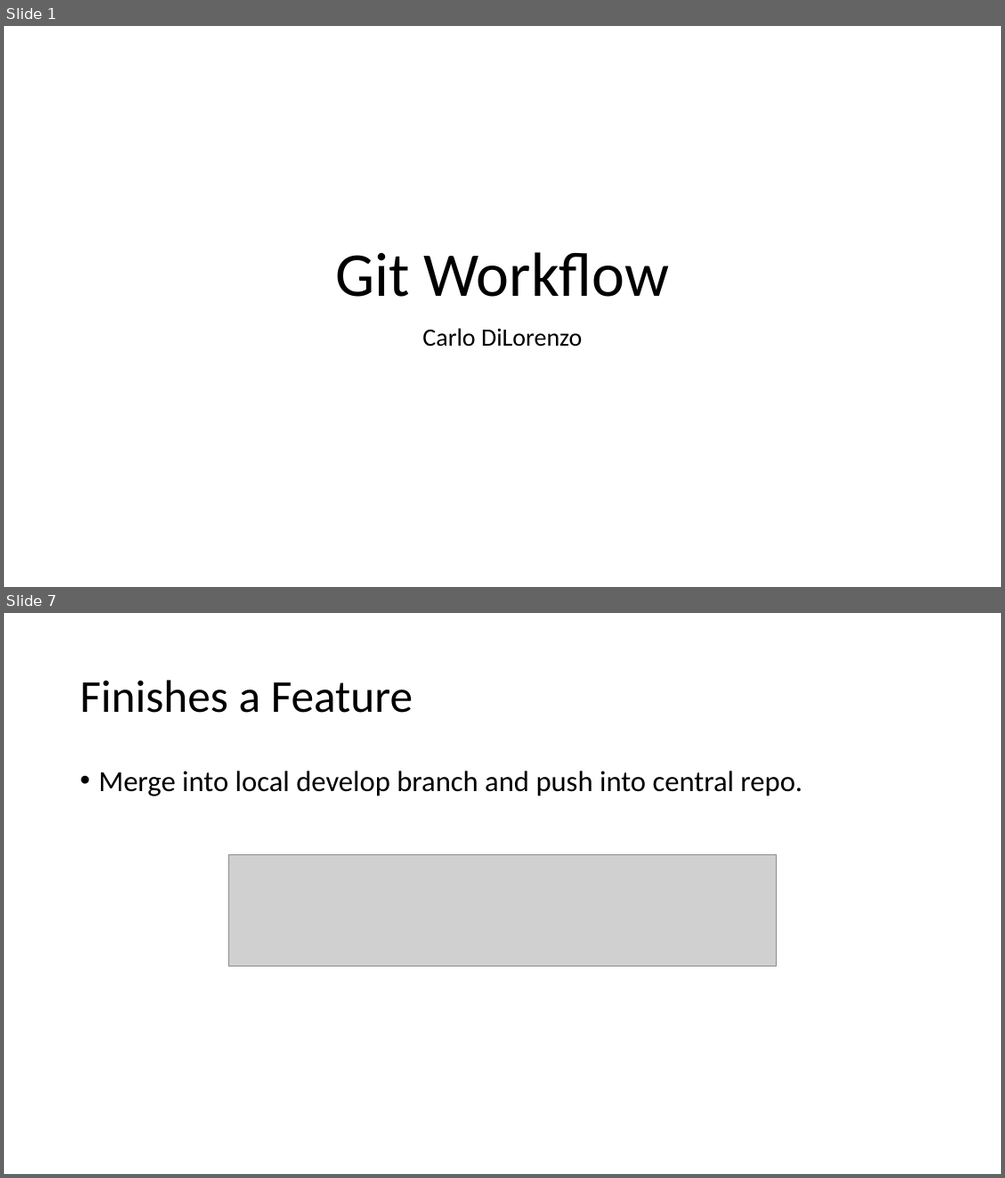
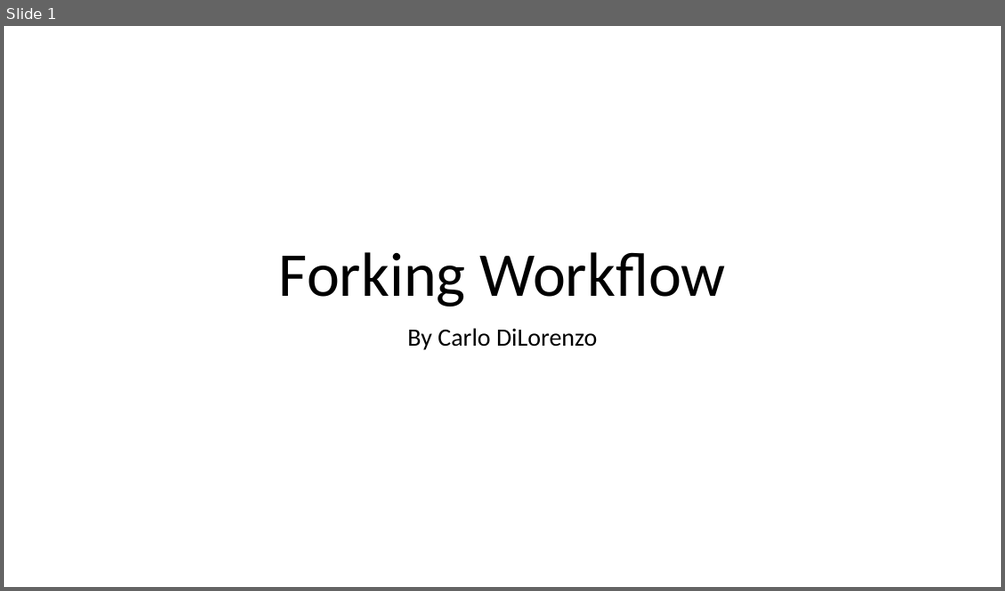
Before and after one commit to dilorc2/forkgitworkflow.github.io, a slide deck: files/GitWorkflow.pptx. Shown one above the other, each under a label of ours: slides 1 and 7 before the commit, slide 1 after it; the slides between them are not shown. The pictures are 1005x1178 and 1005x591 pixels, drawn with LibreOffice and Linux fonts; fonts in the diff are those of the drawing; grey boxes stand for pictures. Boxes give left, top, right and bottom in pixels: in the first picture for what was removed or moved away, otherwise in the second. Text is boxed around its words. In the diff, an @@ line names an element or a change of style, - is before the commit and + after.

```diff
--- a/files/GitWorkflow.pptx
+++ b/files/GitWorkflow.pptx
@@ slide 7 removed at box(4, 613, 1001, 1174), background #FFFFFF @@
@@ title removed at box(80, 680, 413, 713) @@
-Finishes a Feature
@@ text removed at box(98, 771, 802, 796) @@
-• Merge into local develop branch and push into central repo.
@@ picture removed at box(229, 854, 777, 966) @@
@@ slide 1 changed as well @@
@@ title at box(279, 252, 726, 306): text changed @@
-Git Workflow
+Forking Workflow
@@ subtitle at box(407, 328, 597, 350): text changed @@
-Carlo DiLorenzo
+By Carlo DiLorenzo
```
Also in this commit, not shown: 1 other slide changed, 6 slides added, 9 other slides removed, 4 other files.
